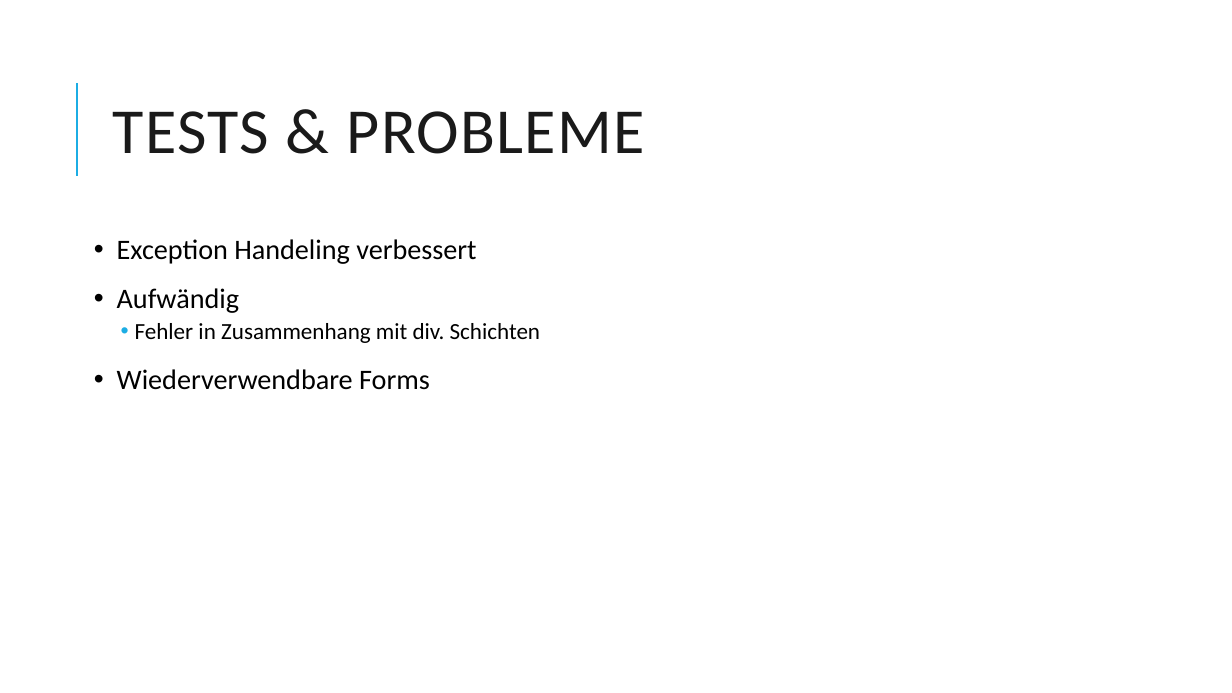
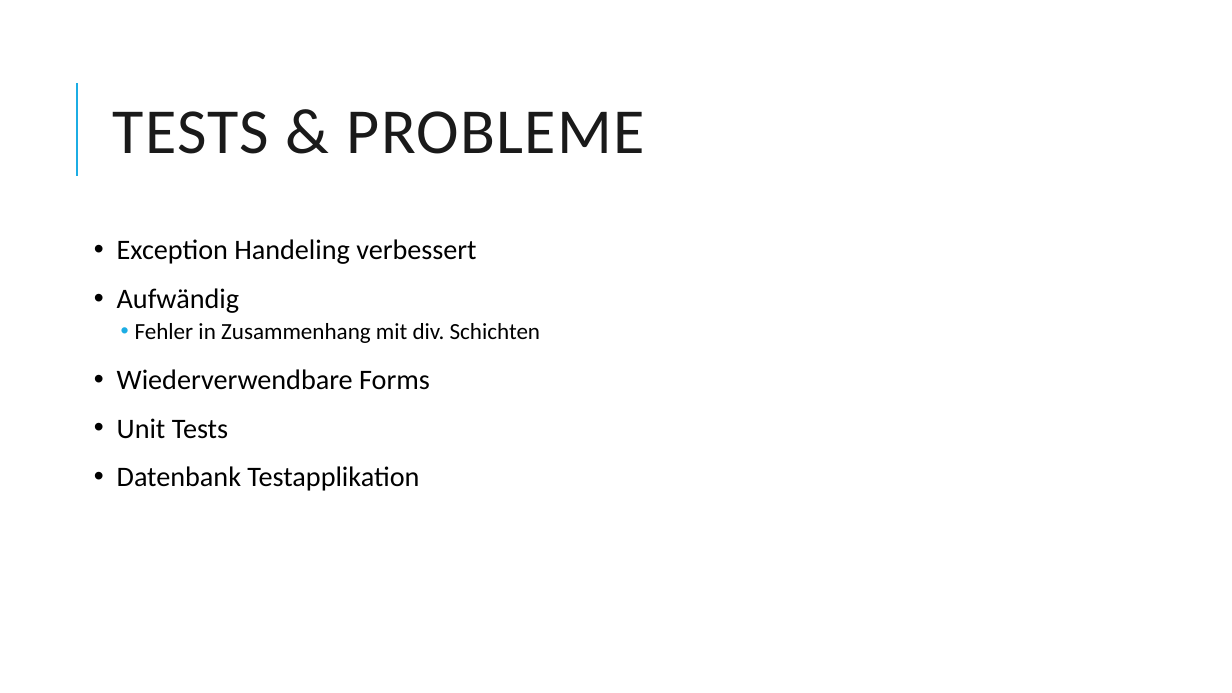
Before and after one commit to Dabjazz/SportsClubManager, a slide deck: slide 35 of Presentation/Presentation.pptx. Drawn at 1232x693 pixels with LibreOffice and Linux fonts; fonts in the diff are those of the drawing. Boxes give left, top, right and bottom in pixels: in the first picture for what was removed or moved away, otherwise in the second. Text is boxed around its words. In the diff, an @@ line names an element or a change of style, - is before the commit and + after.

```diff
--- a/Presentation/Presentation.pptx
+++ b/Presentation/Presentation.pptx
@@ text at (117,418,419,491): paragraphs added @@
+• Unit Tests
+• Datenbank Testapplikation
```
Also in this commit, not shown: 1 other slide changed, 1 other file.
